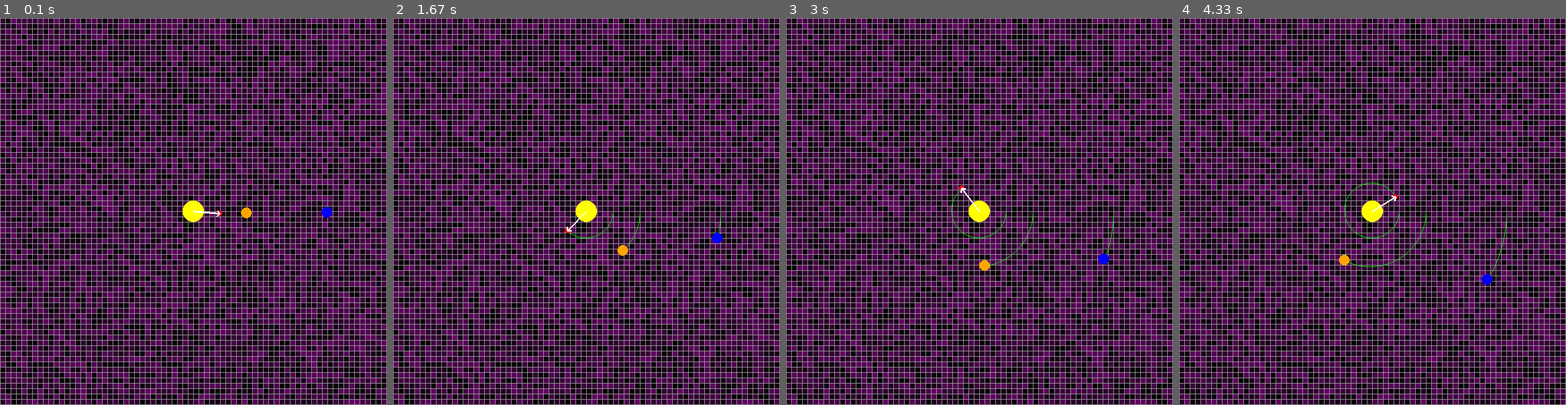
Above: before the commit, frames 1-4 (left to right).
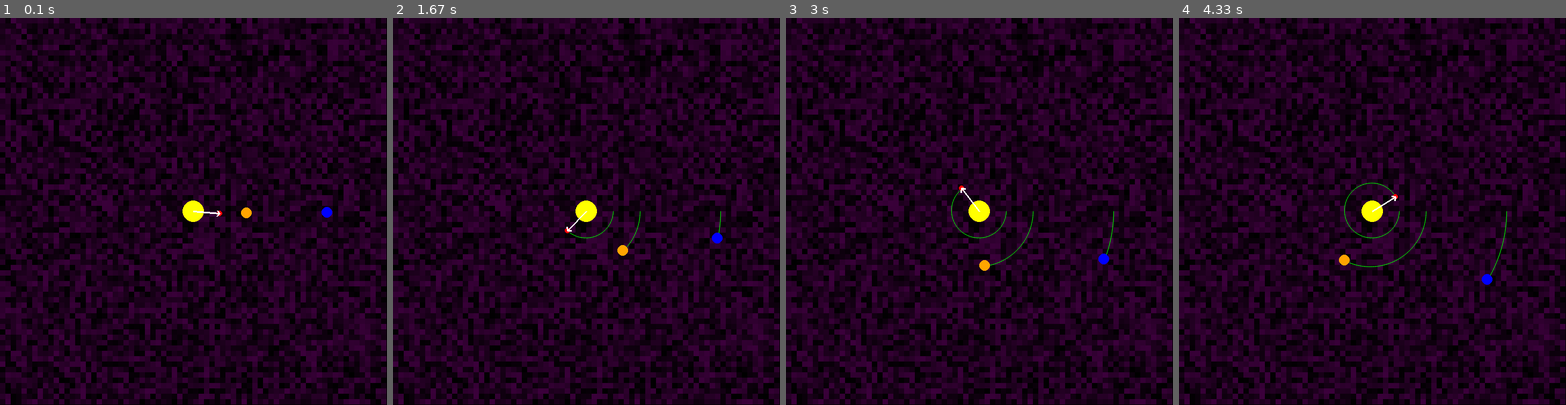
Above: after the commit, the same moments.

Repository: cdfricke/PyGame
Game: pygame game, started from orbit.py
Two runs of this game, one before a commit and one after it. Both use one fixed random seed, a clock stepped at 60 frames per second and the inputs below.
Inputs:
- Up to frame 1 (0.1 s): no input
- Up to frame 2 (1.67 s): no input
- Up to frame 3 (3 s): no input
- Up to frame 4 (4.33 s): no input

The runs differ from the first frame. In frame 1, 50% of the frame differs, in the area x 0-100%, y 0-100%; in frame 2, 50%; in frame 3, 50%; in frame 4, 50%.

Commit message:
changed color function

Diff:
--- a/orbit.py
+++ b/orbit.py
@@ -33,9 +33,9 @@
 
 # *** HELPER FUNCTIONS ***
 def colorFunction(x, xmax):
-    r = int(float(x)/float(xmax) * 100)
+    r = int(float(x)/float(xmax) * 60)
     g = 0
-    b = int(float(x)/float(xmax) * 100)
+    b = int(float(x)/float(xmax) * 60)
     return pygame.Color(r, g, b)
 
 # *** CLASS DEFINITIONS ***
@@ -183,7 +183,7 @@
 
     # GRID
     gameGrid.drawRectangles(screen)
-    gameGrid.drawLines(screen, "dark grey", 1)
+    #gameGrid.drawLines(screen, "dark grey", 1)
 
     # TRAILS
     orbitorTrail1.draw(screen, "green", 1)
